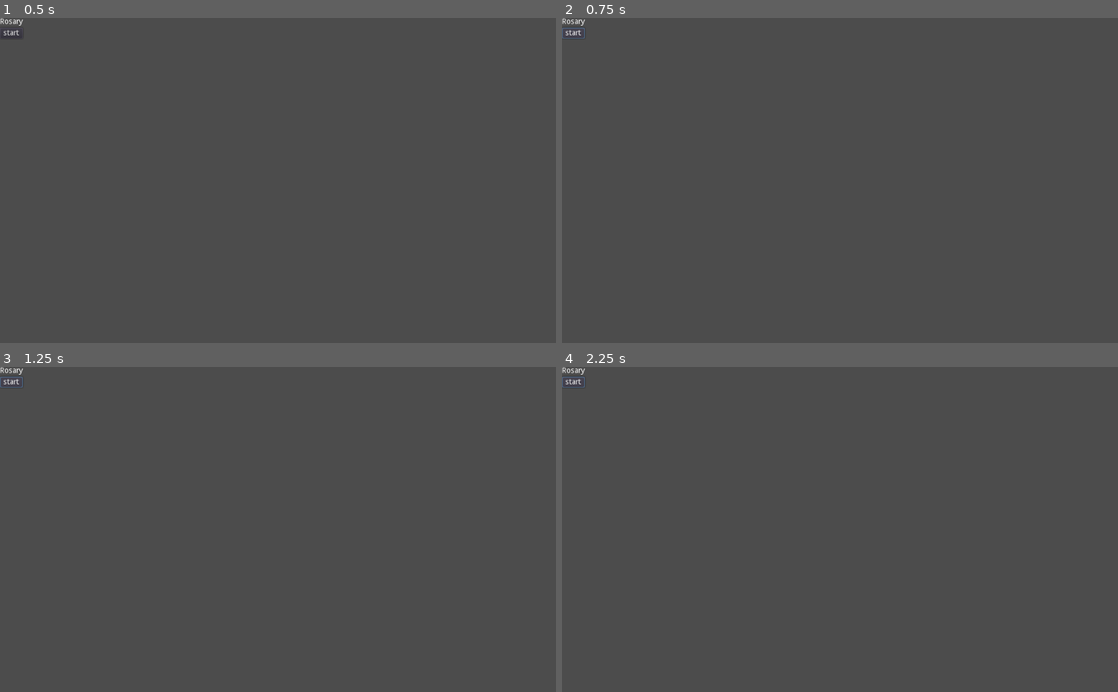
Above: before the commit, frames 1-4 (two rows, left to right).
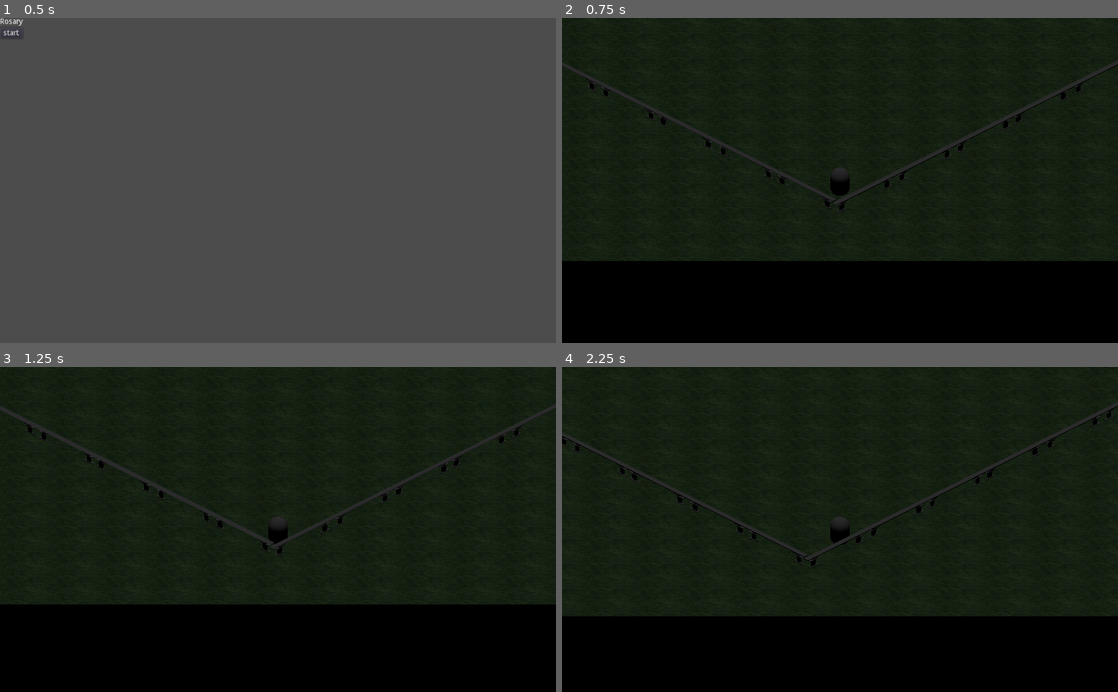
Above: after the commit, the same moments.

Repository: Actual-Heathen/Rosary
Game: Godot game, scene res://scenes/title.tscn
Two runs of this game, one before a commit and one after it. Both use one fixed random seed, a clock stepped at 60 frames per second and the inputs below.
Inputs (mouse positions are in pixels of both pictures, inside the frame that each line leads up to):
- Up to frame 1 (0.5 s): no input
- Up to frame 2 (0.75 s): click "start" at 0.5 s
- Up to frame 3 (1.25 s): no input
- Up to frame 4 (2.25 s): click (573, 383) at 1.25 s, where only the run before the commit has a clickable "start"; tap Enter at 2 s; hold D (right) from 2.03 s (still down); tap Space (boost) at 2.1 s

Frame 1 is identical in both runs. In frame 2, 100% of the frame differs, in the area x 0-100%, y 0-100%; in frame 3, 100%; in frame 4, 100%.

Commit message:
fixed missing dep

Diff:
--- a/scenes/garden.tscn
+++ b/scenes/garden.tscn
@@ -1,6 +1,6 @@
 [gd_scene load_steps=9 format=2]
 
-[ext_resource path="res://prefabs/player2.tscn" type="PackedScene" id=1]
+[ext_resource path="res://prefabs/player.tscn" type="PackedScene" id=1]
 [ext_resource path="res://prefabs/scene_loader.tscn" type="PackedScene" id=2]
 [ext_resource path="res://materials/T_Grass.jpg" type="Texture" id=3]
 [ext_resource path="res://prefabs/Arch.tscn" type="PackedScene" id=4]
@@ -20,8 +20,6 @@
 extents = Vector3( 60.4581, 1, 42.0321 )
 
 [node name="Spatial" type="Spatial"]
-
-[node name="player2" parent="." instance=ExtResource( 1 )]
 
 [node name="scene_loader" parent="." instance=ExtResource( 2 )]
 transform = Transform( 2, 0, 0, 0, 2, 0, 0, 0, 2, 0.721096, 0, 49.2512 )
@@ -126,3 +124,6 @@
 [node name="CollisionShape" type="CollisionShape" parent="floor"]
 transform = Transform( 1, 0, 0, 0, 1, 0, 0, 0, 1, 0, -1.05779, 0 )
 shape = SubResource( 4 )
+
+[node name="player" parent="." instance=ExtResource( 1 )]
+transform = Transform( 1, 0, 0, 0, 1, 0, 0, 0, 1, 0.133435, 2.29773, -12.6218 )
